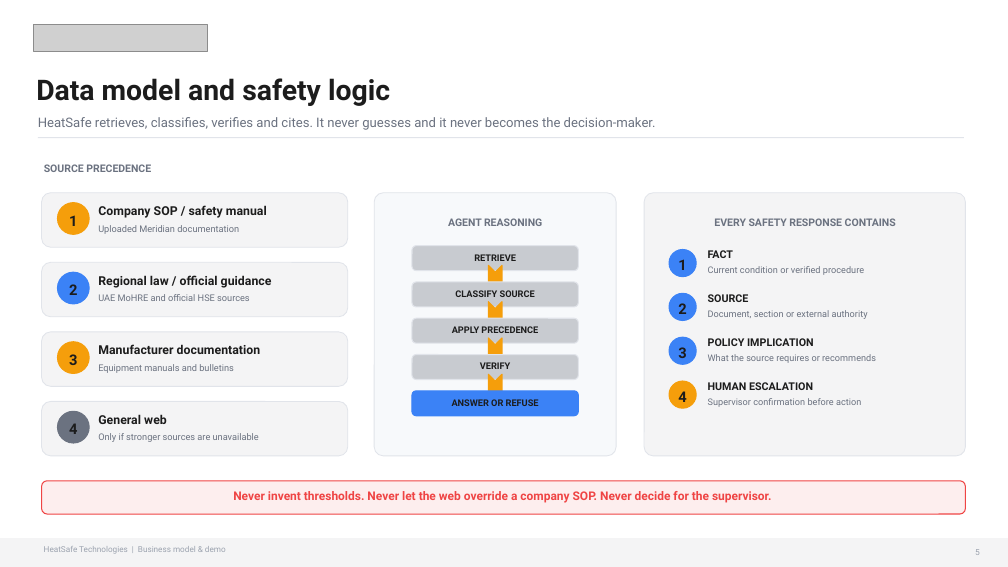
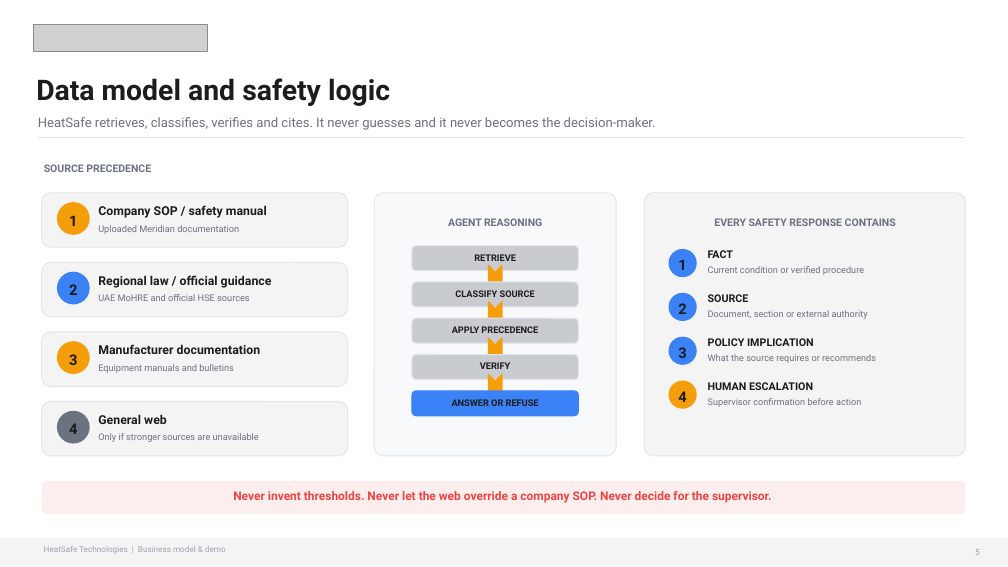
Before and after one commit to ssuvorin/BUILDERS-3, a slide deck: slide 5 of docs/presentation/HeatSafe_Business_Model_Branded.pptx. Drawn at 1008x567 pixels with LibreOffice and Linux fonts; fonts in the diff are those of the drawing; grey boxes stand for pictures. Boxes give left, top, right and bottom in pixels: in the first picture for what was removed or moved away, otherwise in the second. Text is boxed around its words. In the diff, an @@ line names an element or a change of style, - is before the commit and + after.

```diff
--- a/docs/presentation/HeatSafe_Business_Model_Branded.pptx
+++ b/docs/presentation/HeatSafe_Business_Model_Branded.pptx
@@ rounded rectangle at [42,481,966,514]: outline #EF4444 1 pt to none @@
```
Also in this commit, not shown: 1 other file.
